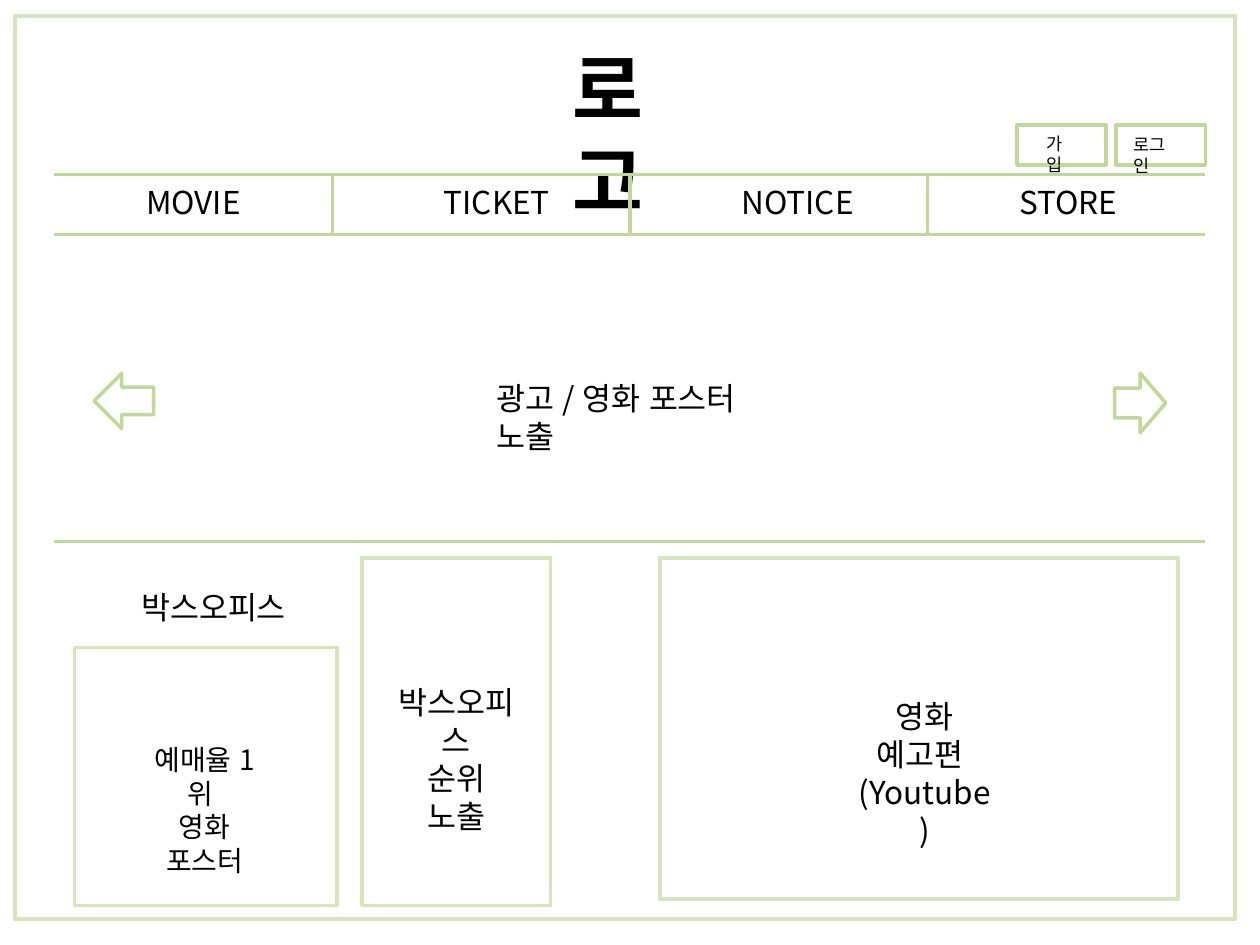
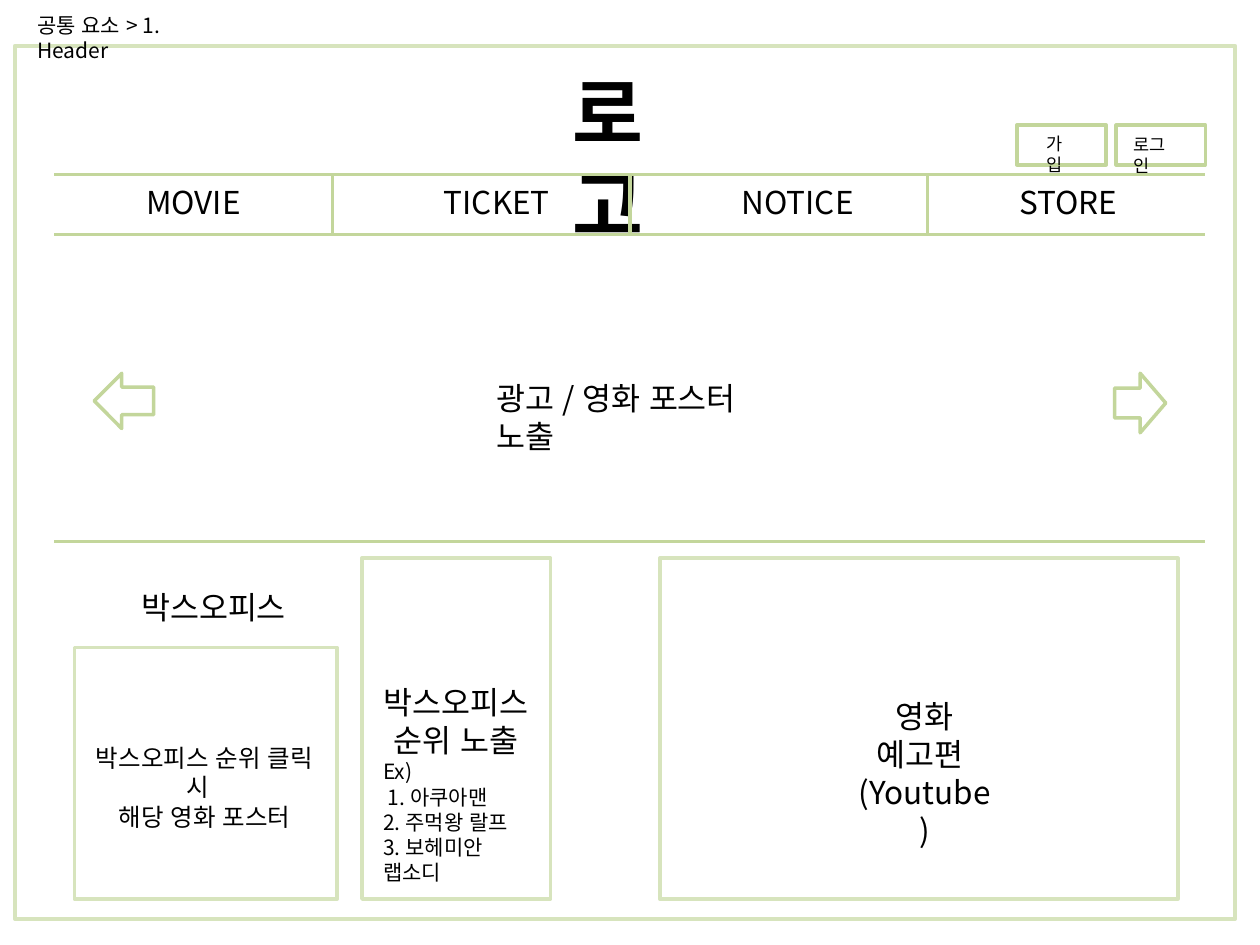
Before and after one commit to mingu-seo/java1, a slide deck: slide 3 of plan/영화-사용자.pptx. Drawn at 1260x945 pixels with LibreOffice and Linux fonts; fonts in the diff are those of the drawing. Boxes give left, top, right and bottom in pixels: in the first picture for what was removed or moved away, otherwise in the second. Text is boxed around its words. In the diff, an @@ line names an element or a change of style, - is before the commit and + after.

Commit message:
컨텐츠 공통요소 까지

```diff
--- a/plan/영화-사용자.pptx
+++ b/plan/영화-사용자.pptx
@@ text added at (37,16,160,59), 12 pt, text #000000 @@
+공통 요소 > 1. Header
@@ rectangle: place and size @@
-rectangle at (15,16,1236,920)
+rectangle at (15,45,1236,919)
@@ text "로고" rewrapped from (573,58,644,230) to (573,82,644,236) @@
@@ rectangle: place and size @@
-rectangle at (362,558,551,906)
+rectangle at (362,558,551,900)
@@ rectangle: place and size @@
-rectangle at (74,648,336,906)
+rectangle at (74,648,336,900)
@@ text "박스오피스": place and size @@
-text "박스오피스" at (398,688,514,830)
+text "박스오피스" at (383,688,529,882)
@@ text at (96,746,313,828): text changed; size 16 to 14 pt @@
-예매율 1위
-영화 포스터
+박스오피스 순위 클릭 시
+해당 영화 포스터
@@ text at (383,762,508,882): paragraphs added @@
+Ex)
+1. 아쿠아맨
+2. 주먹왕 랄프
+3. 보헤미안 랩소디
```
Also in this commit, not shown: 3 slides added.
